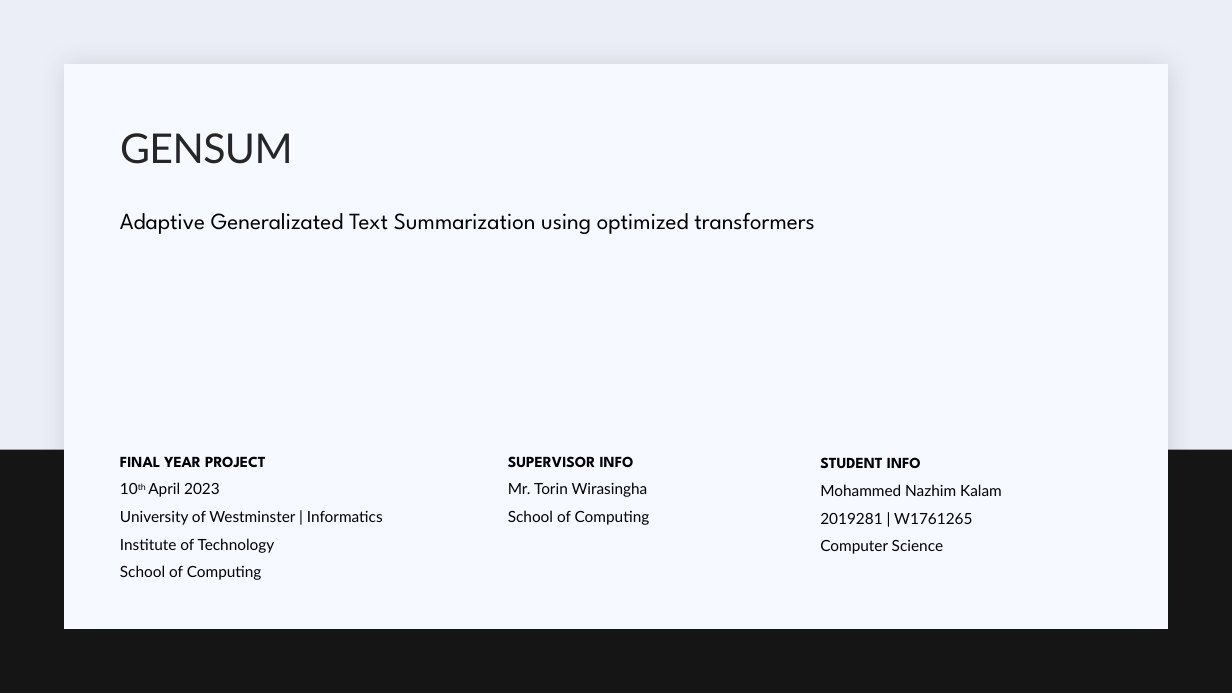
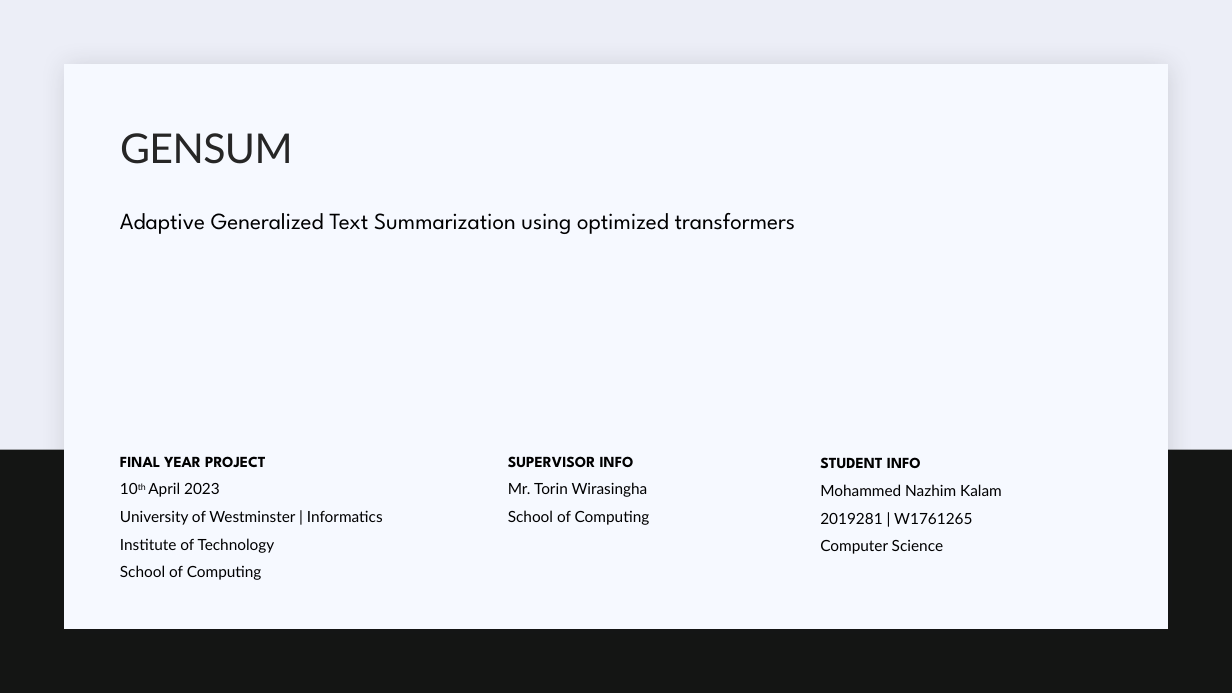
Before and after one commit to nazhimkalam/gensum, a slide deck: slide 1 of Thesis/FINAL-PP.pptx. Drawn at 1232x693 pixels with LibreOffice and Linux fonts; fonts in the diff are those of the drawing. Boxes give left, top, right and bottom in pixels: in the first picture for what was removed or moved away, otherwise in the second. Text is boxed around its words. In the diff, an @@ line names an element or a change of style, - is before the commit and + after.

```diff
--- a/Thesis/FINAL-PP.pptx
+++ b/Thesis/FINAL-PP.pptx
@@ text at bbox=[120, 213, 796, 234]: text changed @@
-Adaptive Generalizated Text Summarization using optimized transformers
+Adaptive Generalized Text Summarization using optimized transformers
```
Also in this commit, not shown: 5 other files.
